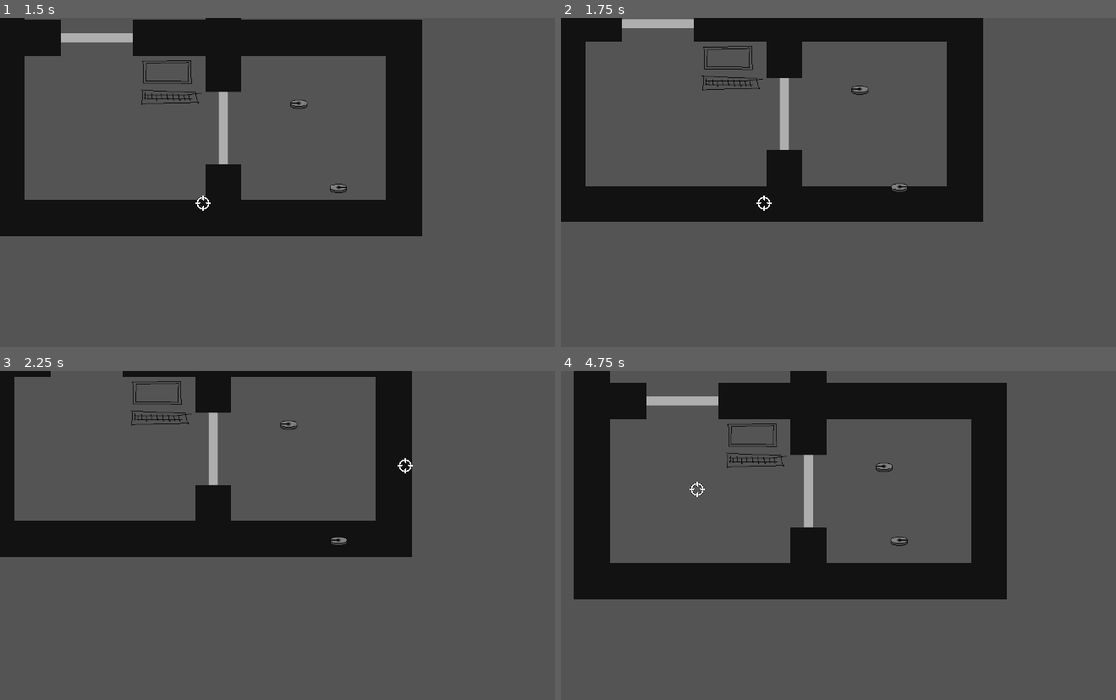
Above: before the commit, frames 1-4 (two rows, left to right).
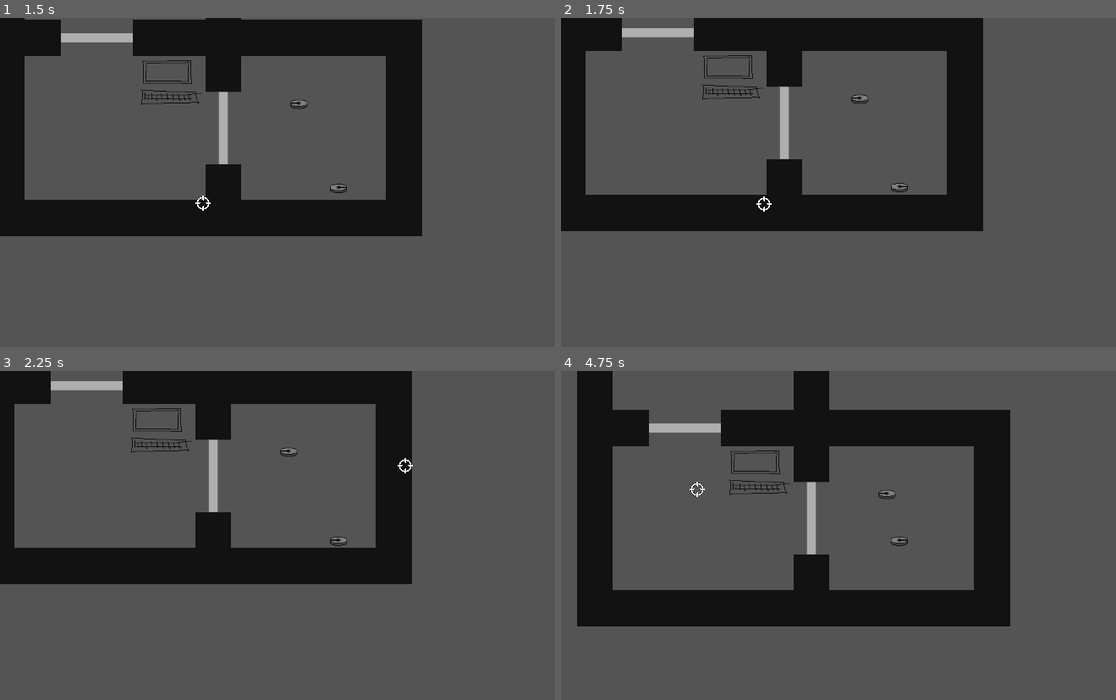
Above: after the commit, the same moments.

Repository: Black-Sheep-Studios/wire-hacking-robots
Game: Godot game, scene res://game.tscn
The game is run twice, just before and just after one commit, with the same random seed, the same clock (stepped at 60 frames per second) and the same inputs.
Inputs (mouse positions are in pixels of both pictures, inside the frame that each line leads up to):
- Up to frame 1 (1.5 s): tap Enter at 0.5 s; move the mouse to (488, 169) at 0.52 s; hold D (move_right) 0.53-1.28 s; tap Space (primary_action) at 0.6 s; move the mouse to (205, 205) at 1.27 s; hold S (move_down) from 1.28 s (still down); tap E (secondary_action) at 1.35 s
- Up to frame 2 (1.75 s): keep holding S (move_down)
- Up to frame 3 (2.25 s): move the mouse to (405, 466) at 2.02 s; release S (move_down) at 2.03 s; hold D (move_right) from 2.03 s (still down); tap Q (tertiary_action) at 2.1 s
- Up to frame 4 (4.75 s): move the mouse to (866, 607) at 2.77 s; release D (move_right) at 2.78 s; hold W (move_up) 2.78-3.53 s; tap Space (primary_action) at 2.85 s; move the mouse to (1104, 591) at 3.52 s; hold A (move_left) from 3.53 s (still down); tap E (secondary_action) at 3.6 s; move the mouse to (694, 489) at 4.27 s; tap Q (tertiary_action) at 4.35 s

Frame 1 is identical in both runs. In frame 2, 6.4% of the frame differs, in the area x 0-77%, y 0-65%; in frame 3, 16%; in frame 4, 23%, in the area x 2-81%, y 0-78%.

Commit message:
fix robot movement collider

Diff:
--- a/game/robot/robot.tscn
+++ b/game/robot/robot.tscn
@@ -8,7 +8,6 @@
 
 [node name="Robot" type="CharacterBody2D"]
 collision_layer = 7
-collision_mask = 0
 script = ExtResource("1_0kxqt")
 
 [node name="MovementCollider" type="CollisionShape2D" parent="."]
